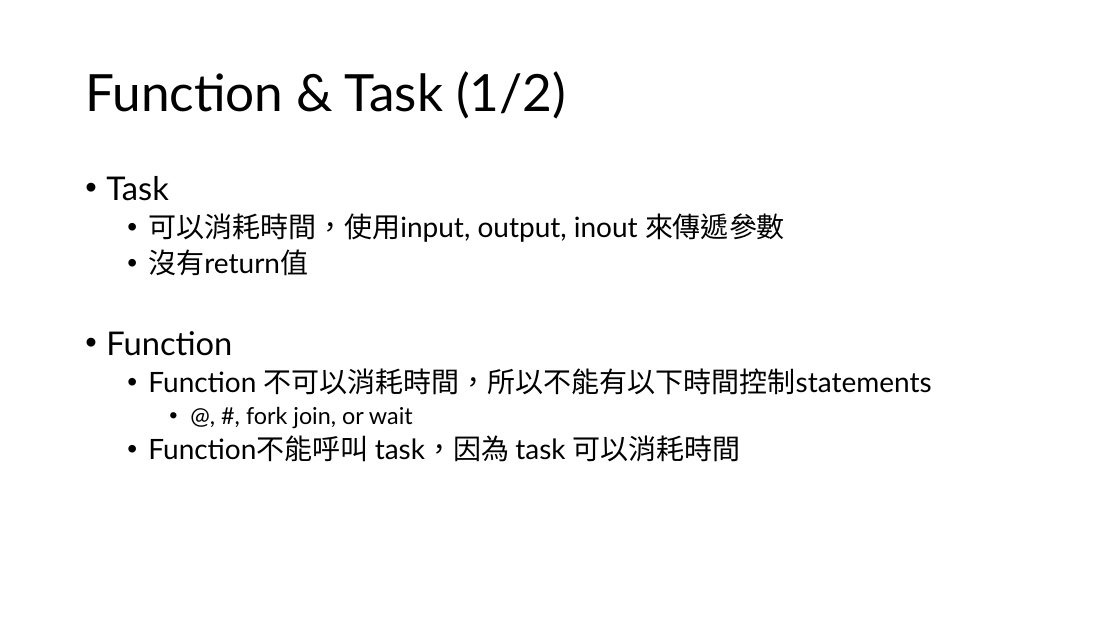
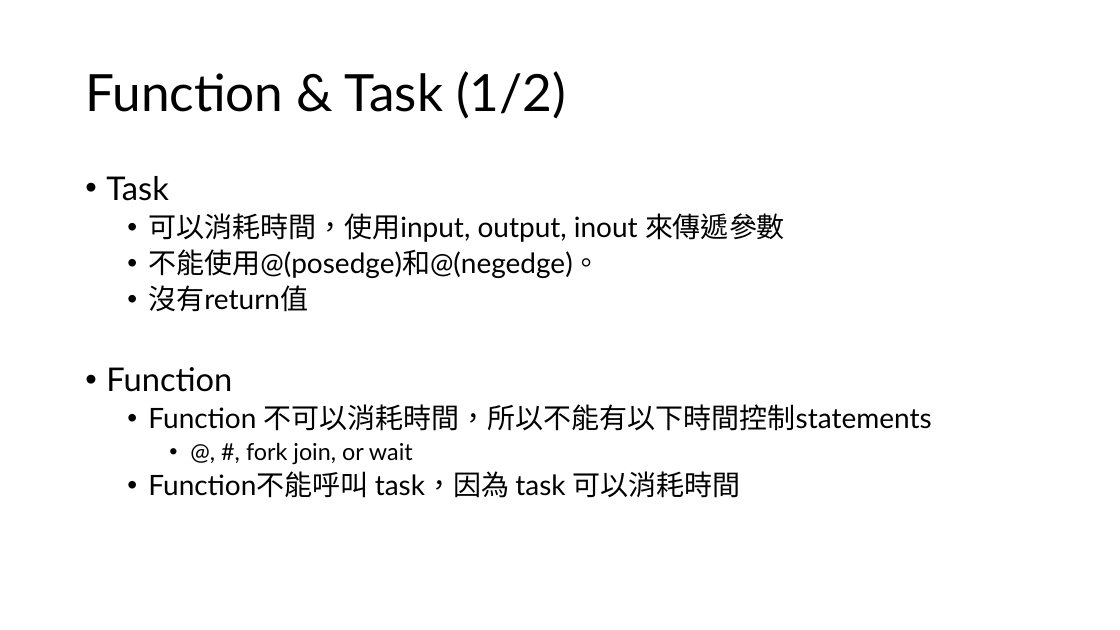
Before and after one commit to s9001055/DV_learning, a slide deck: slide 31 of SystemVerilog_語法學習.pptx. Drawn at 1120x630 pixels with LibreOffice and Linux fonts; fonts in the diff are those of the drawing. Boxes give left, top, right and bottom in pixels: in the first picture for what was removed or moved away, otherwise in the second. Text is boxed around its words. In the diff, an @@ line names an element or a change of style, - is before the commit and + after.

Commit message:
modify: SystemVerilog_語法學習.pptx 1. add task info.

```diff
--- a/SystemVerilog_語法學習.pptx
+++ b/SystemVerilog_語法學習.pptx
@@ text at <box>148,249,600,278</box>: paragraph added @@
+  • 不能使用@(posedge)和@(negedge)。
```
Also in this commit, not shown: 1 other slide changed.
